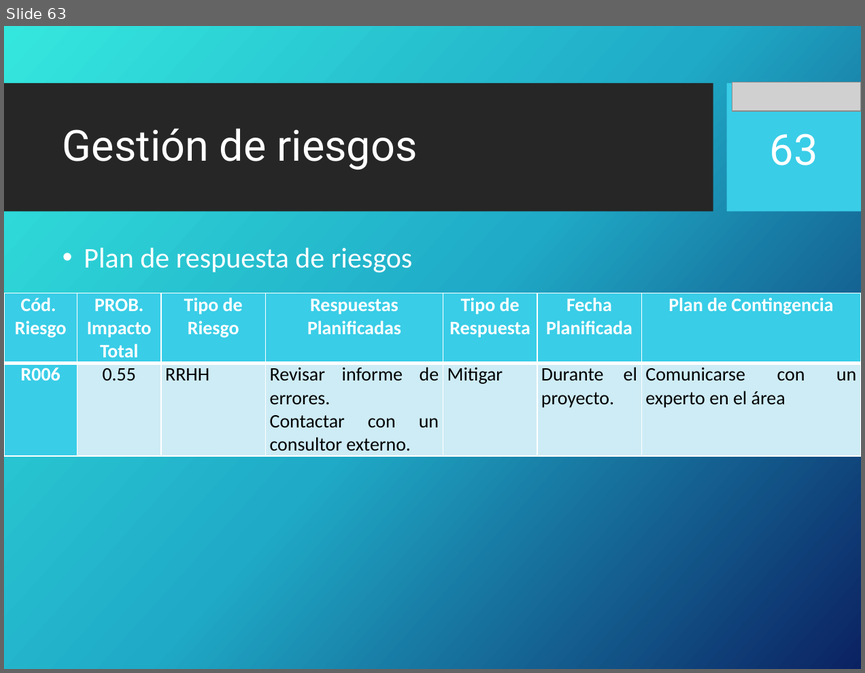
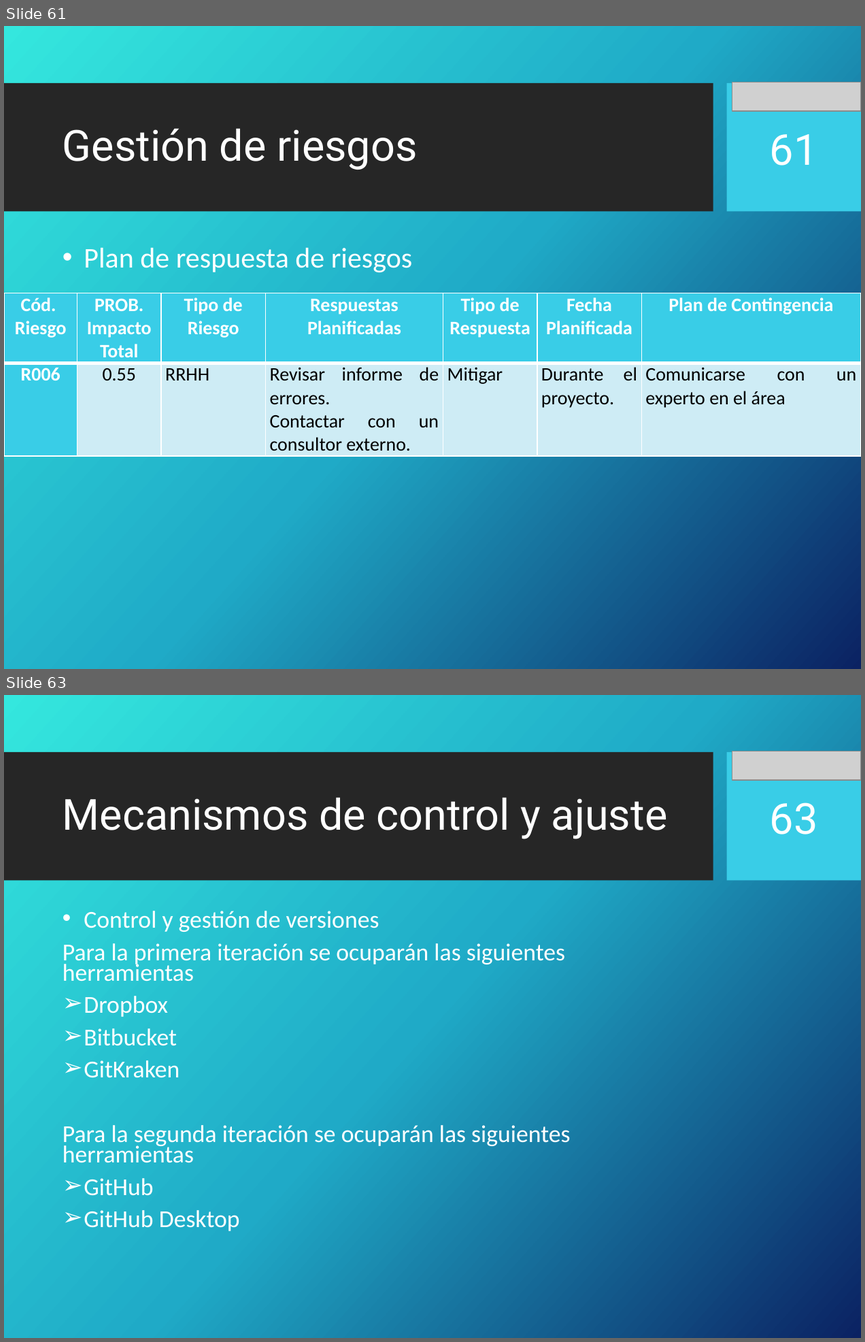
Before and after one commit to portafolio2016/hipocrates, a slide deck: docs/plan-de-proyecto/ppt-iteracion1.pptx. Shown one above the other, each under a label of ours: slide 63 before the commit, slides 61 and 63 after it; the slides between them are not shown. The pictures are 865x673 and 865x1342 pixels, drawn with LibreOffice and Linux fonts; fonts in the diff are those of the drawing; grey boxes stand for pictures; background and template pictures are left out. Boxes give left, top, right and bottom in pixels: in the first picture for what was removed or moved away, otherwise in the second. Text is boxed around its words. In the diff, an @@ line names an element or a change of style, - is before the commit and + after.

```diff
--- a/docs/plan-de-proyecto/ppt-iteracion1.pptx
+++ b/docs/plan-de-proyecto/ppt-iteracion1.pptx
@@ slide 63 added at bbox=[4, 695, 861, 1338], background picture (left out); not listed: 2 template elements that a slide beside it also shows @@
@@ picture added at bbox=[732, 751, 861, 781] @@
@@ title added at bbox=[62, 797, 667, 839], 36 pt, text #FFFFFF @@
+Mecanismos de control y ajuste
@@ page number added at bbox=[770, 802, 818, 834], 36 pt, text #FFFFFF @@
+63
@@ text added at bbox=[62, 911, 570, 1231], 20.4 pt, text #FFFFFF @@
+• Control y gestión de versiones
+Para la primera iteración se ocuparán las siguientes herramientas
+➢ Dropbox
+➢ Bitbucket
+➢ GitKraken
+Para la segunda iteración se ocuparán las siguientes herramientas
+➢ GitHub
+➢ GitHub Desktop
@@ what was slide 63 is now slide 61 @@
@@ page number at bbox=[770, 134, 818, 165]: text changed @@
-63
+61
```
Also in this commit, not shown: 1 slide changed, 23 other slides added, 3 slides removed.
